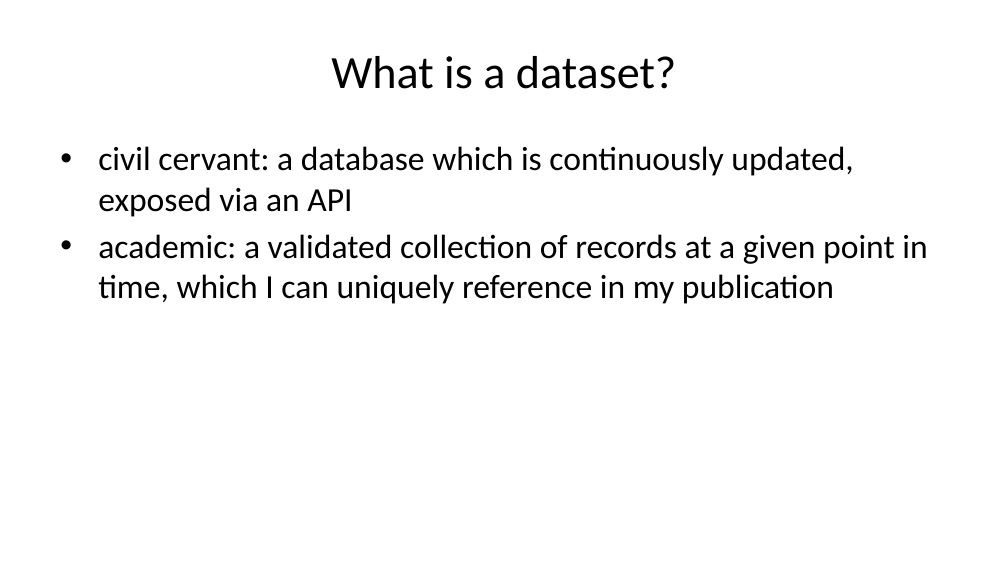
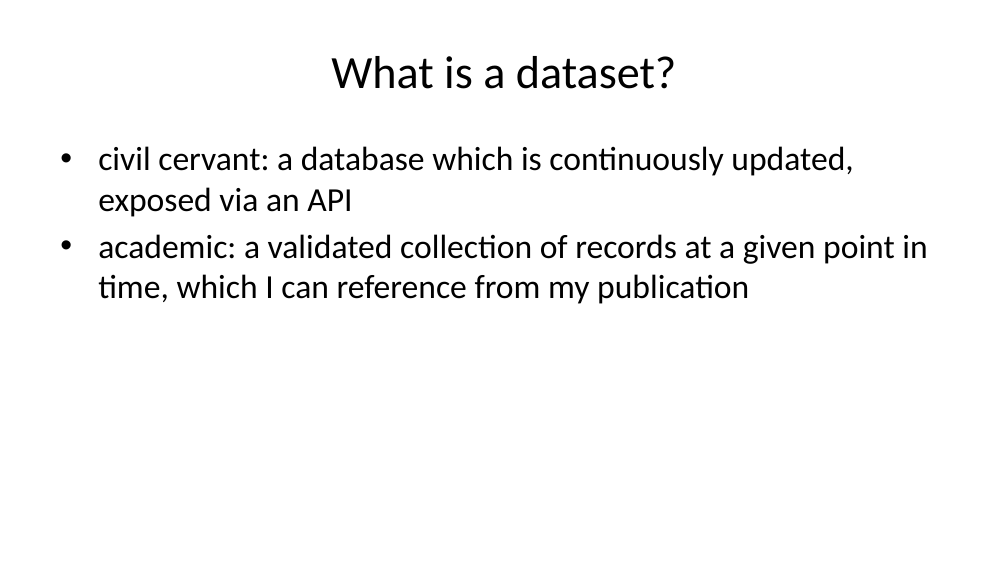
Before and after one commit to pvgenuchten/slides, a slide deck: slide 12 of slides/2026-soil-information-systems-for-decision-making-in-africa.pptx (slide 10 before the commit). Drawn at 1008x567 pixels with LibreOffice and Linux fonts; fonts in the diff are those of the drawing. Boxes give left, top, right and bottom in pixels: in the first picture for what was removed or moved away, otherwise in the second. Text is boxed around its words. In the diff, an @@ line names an element or a change of style, - is before the commit and + after.

```diff
--- a/slides/2026-soil-information-systems-for-decision-making-in-africa.pptx
+++ b/slides/2026-soil-information-systems-for-decision-making-in-africa.pptx
@@ text at (98, 234, 927, 304): text changed @@
-• academic: a validated collection of records at a given point in time, which I can uniquely reference in my publication
+• academic: a validated collection of records at a given point in time, which I can reference from my publication
```
Also in this commit, not shown: 8 other slides changed, 3 slides added, 1 slide removed, 44 other files.
